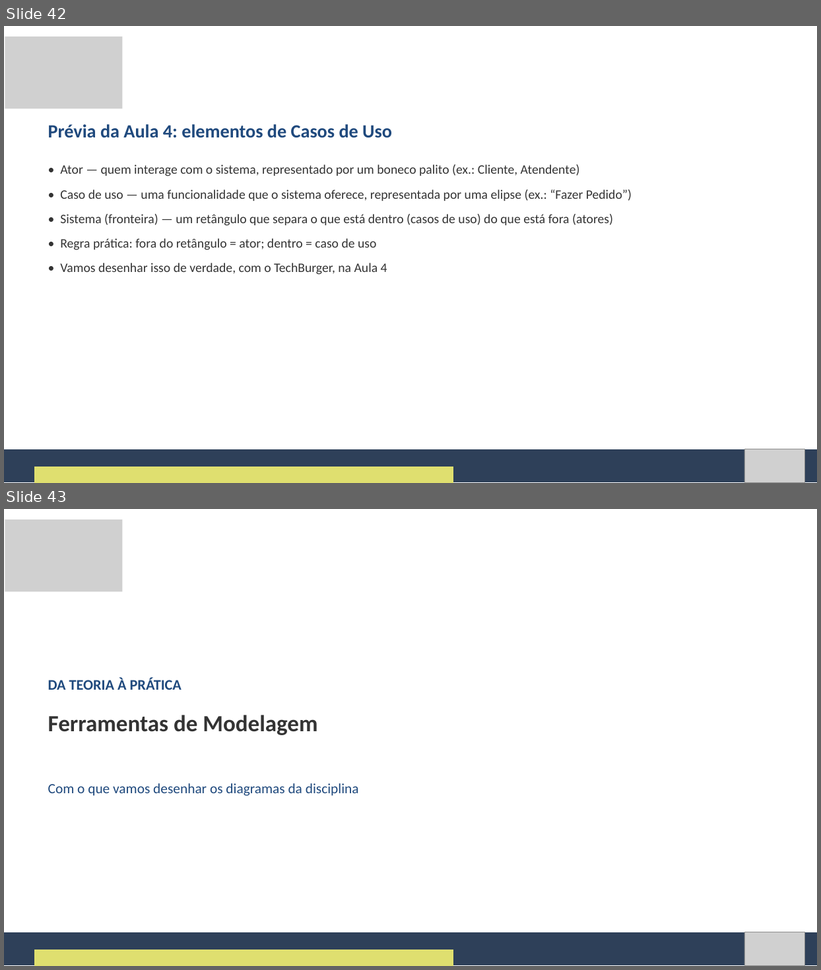
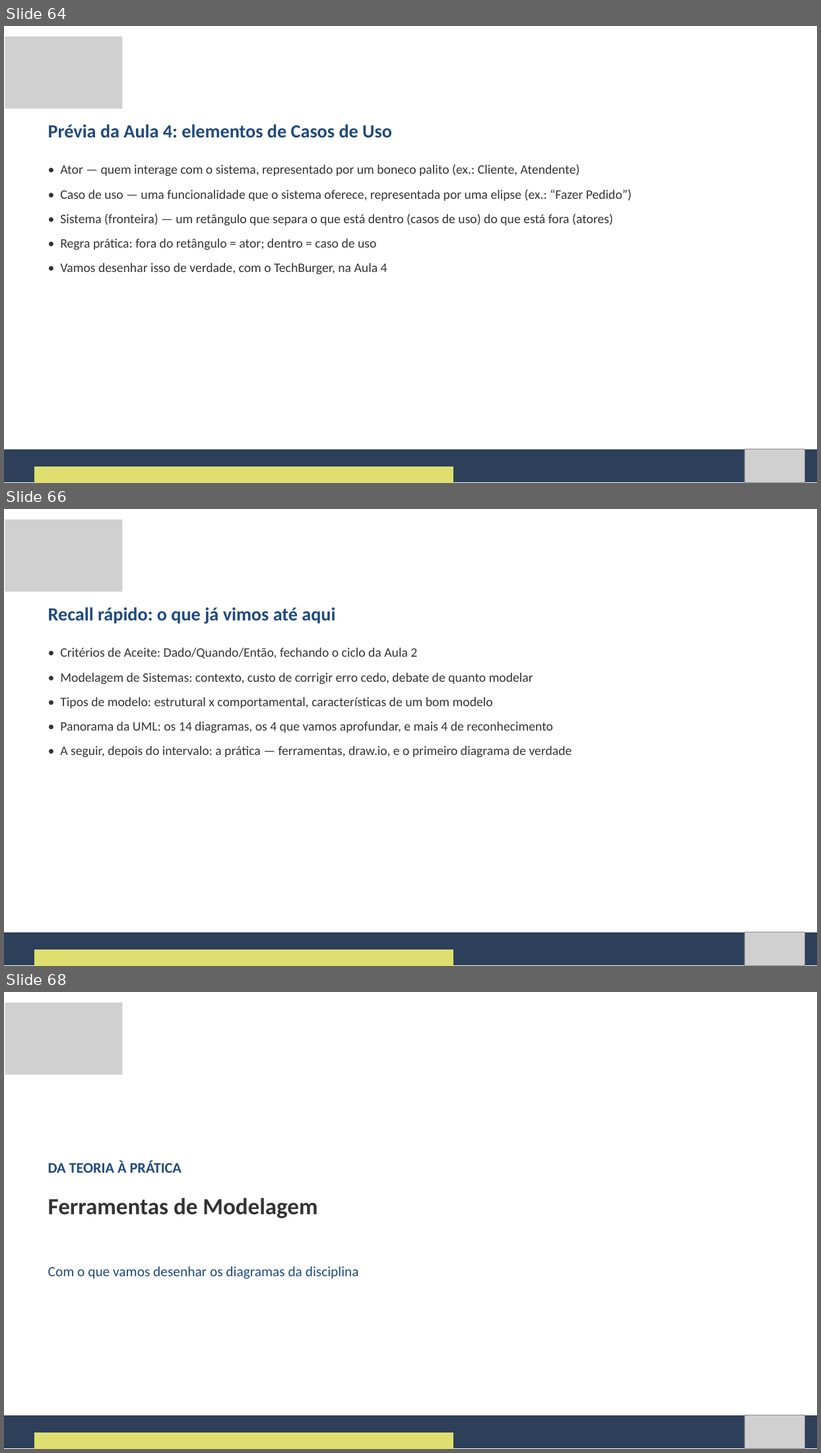
Before and after one commit to Natan20/Curso-Modelagem-De-Sistemas-Material, a slide deck: Aula 03 - 11-09-2026/Aula 3 - Slides.pptx. Shown one above the other, each under a label of ours: slides 42 and 43 before the commit, slides 64, 66 and 68 after it; the slides between them are not shown. The pictures are 821x970 and 821x1453 pixels, drawn with LibreOffice and Linux fonts; fonts in the diff are those of the drawing; grey boxes stand for pictures. Boxes give left, top, right and bottom in pixels: in the first picture for what was removed or moved away, otherwise in the second. Text is boxed around its words. In the diff, an @@ line names an element or a change of style, - is before the commit and + after.

Commit message:
Amplia Apostila e Slides da Aula 3 para 104 slides
Adiciona exemplos e aprofundamentos por toda a aula (cenarios extras
de debate, exemplos com Biblioteca/Academia, panorama ilustrado dos
diagramas de Estados/Componentes/Objetos/Implantacao com print
visual, PlantUML, atalhos do draw.io, mini-exercicios com gabarito) e
estende a atividade de classificacao de 6 para 8 itens.

```diff
--- a/Aula 03 - 11-09-2026/Aula 3 - Slides.pptx
+++ b/Aula 03 - 11-09-2026/Aula 3 - Slides.pptx
@@ slide 66 added at (4,509,817,966), background #FFFFFF @@
@@ picture added at (5,520,122,592) @@
@@ text added at (48,607,335,624), 33 pt, text #1F497D, bold @@
+Recall rápido: o que já vimos até aqui
@@ text added at (60,648,572,758), 23 pt, text #333333 @@
+• Critérios de Aceite: Dado/Quando/Então, fechando o ciclo da Aula 2
+• Modelagem de Sistemas: contexto, custo de corrigir erro cedo, debate de quanto modelar
+• Tipos de modelo: estrutural x comportamental, características de um bom modelo
+• Panorama da UML: os 14 diagramas, os 4 que vamos aprofundar, e mais 4 de reconhecimento
+• A seguir, depois do intervalo: a prática — ferramentas, draw.io, e o primeiro diagrama de verdade
@@ freeform shape added at (4,933,817,966), fill #2E4059 @@
@@ picture added at (745,932,805,966) @@
@@ freeform shape added at (34,950,453,966), fill #DFDF6F @@
@@ what was slide 42 is now slide 64 @@
@@ what was slide 43 is now slide 68 @@
```
Also in this commit, not shown: 9 slides changed, 33 other slides added, 2 other files.
